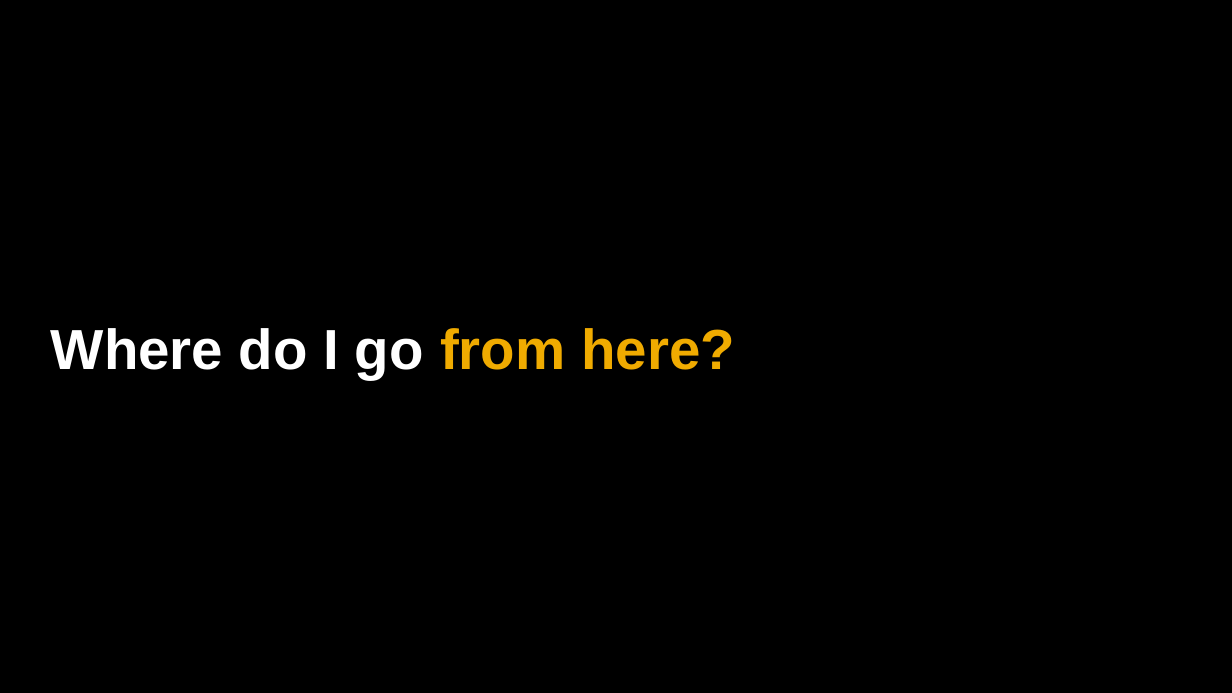
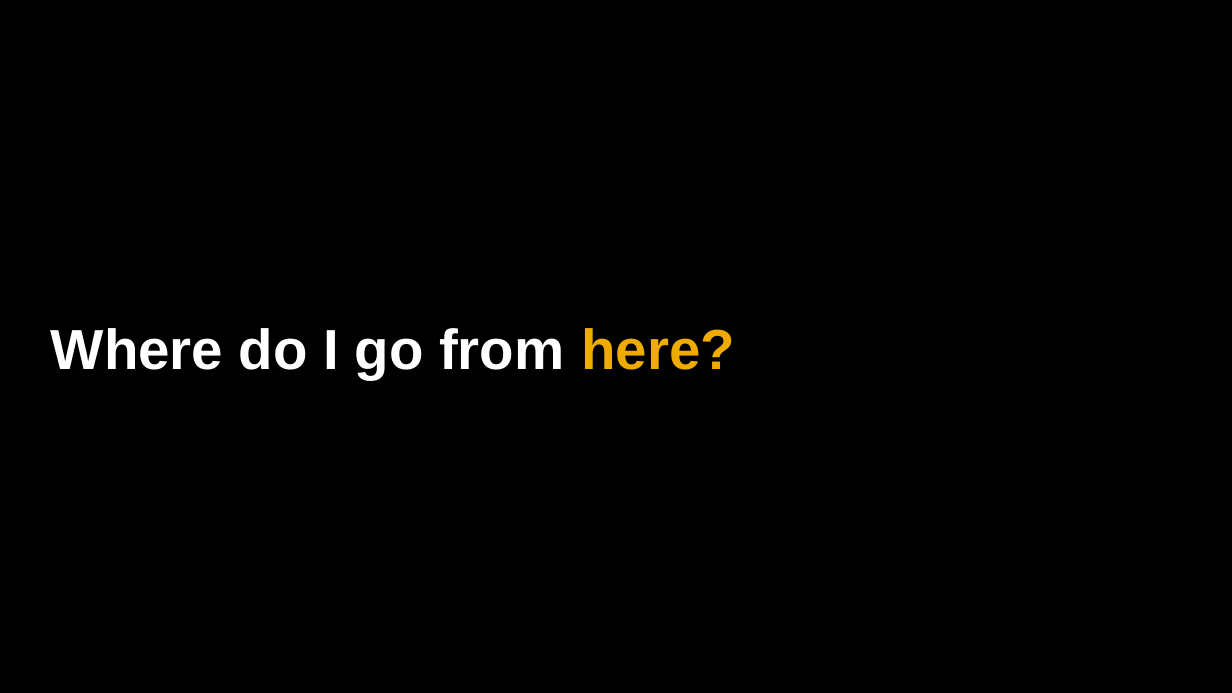
Before and after one commit to rishabh62/UI5con, a slide deck: slide 16 of UI5con.pptx. Drawn at 1232x693 pixels with LibreOffice and Linux fonts; fonts in the diff are those of the drawing. Boxes give left, top, right and bottom in pixels: in the first picture for what was removed or moved away, otherwise in the second. Text is boxed around its words. In the diff, an @@ line names an element or a change of style, - is before the commit and + after.

```diff
--- a/UI5con.pptx
+++ b/UI5con.pptx
@@ title "Where do I go from ..." at bbox=[51, 328, 735, 379]: text colour #F0AB00 to #FFFFFF in "from" @@
```
Also in this commit, not shown: 8 other slides changed, 4 slides added, 4 slides removed.
